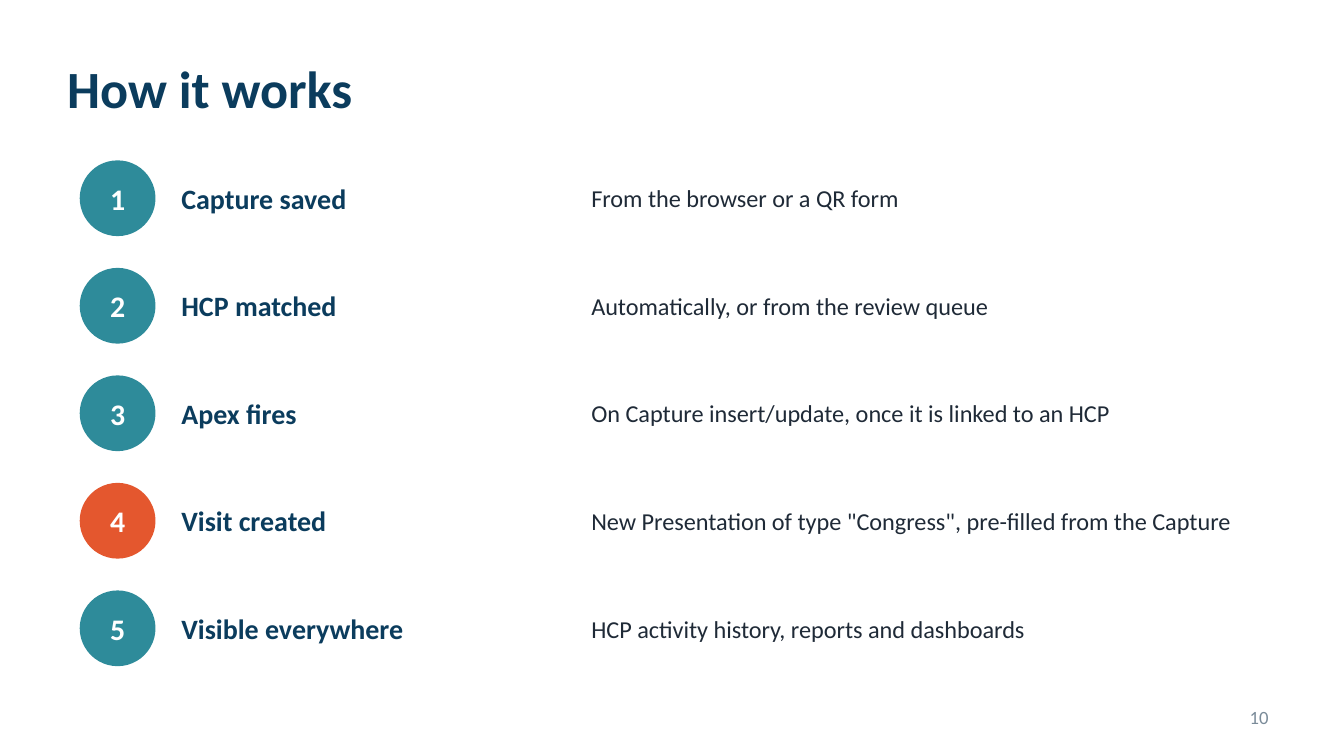
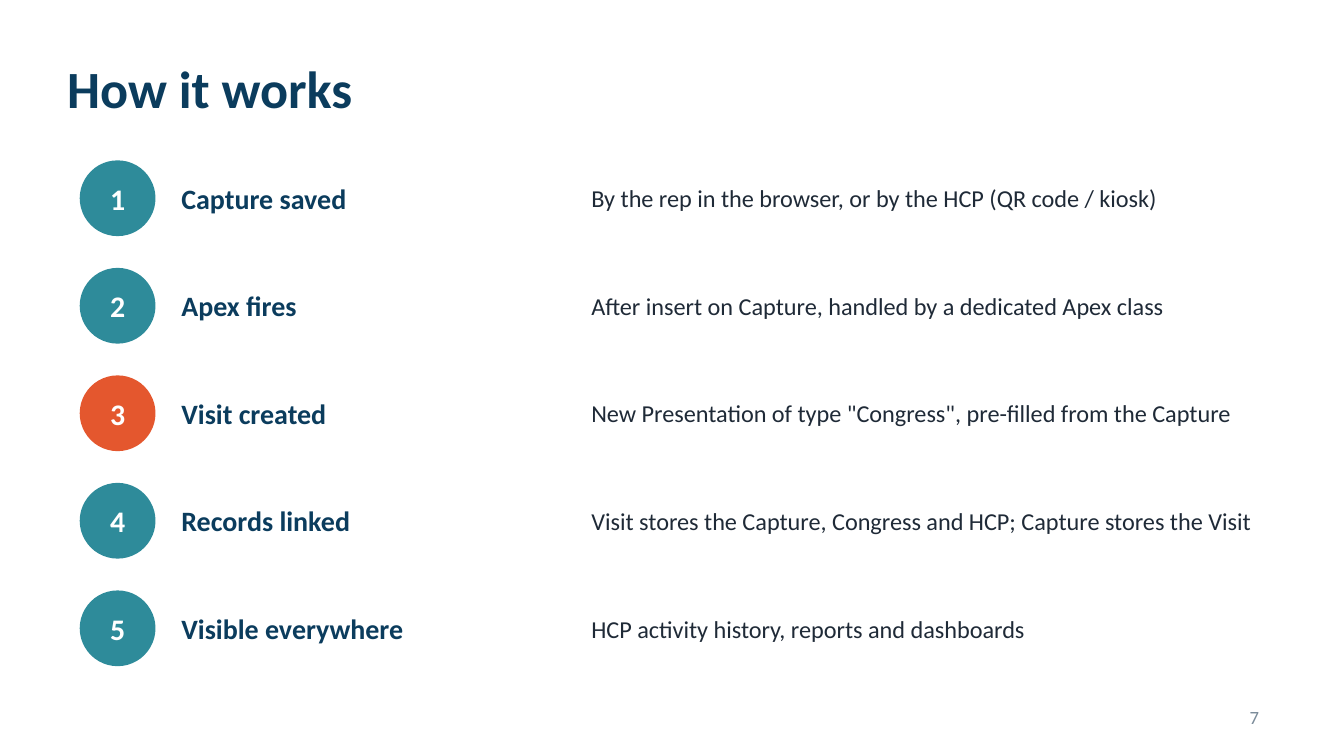
Before and after one commit to patrik8585/claude, a slide deck: slide 7 of slides/France_CBU_Congress_Solution.pptx (slide 10 before the commit). Drawn at 1344x756 pixels with LibreOffice and Linux fonts; fonts in the diff are those of the drawing. Boxes give left, top, right and bottom in pixels: in the first picture for what was removed or moved away, otherwise in the second. Text is boxed around its words. In the diff, an @@ line names an element or a change of style, - is before the commit and + after.

```diff
--- a/slides/France_CBU_Congress_Solution.pptx
+++ b/slides/France_CBU_Congress_Solution.pptx
@@ text at (591, 189, 1156, 211): text changed @@
-From the browser or a QR form
+By the rep in the browser, or by the HCP (QR code / kiosk)
@@ text "Apex fires": place and size @@
-text "Apex fires" at (181, 404, 296, 429)
+text "Apex fires" at (181, 296, 296, 321)
@@ text removed at (181, 296, 336, 317) @@
-HCP matched
@@ text at (591, 298, 1163, 319): text changed @@
-Automatically, or from the review queue
+After insert on Capture, handled by a dedicated Apex class
@@ ellipse at (81, 376, 155, 450): fill #2E8B9A to #E4572E; outline #2E8B9A 1 pt to #E4572E 1 pt @@
@@ text "Visit created": place and size @@
-text "Visit created" at (181, 511, 326, 532)
+text "Visit created" at (181, 404, 326, 425)
@@ text "New Presentation of type "Congress", ...": place and size @@
-text "New Presentation of type "Congress", ..." at (591, 513, 1230, 534)
+text "New Presentation of type "Congress", ..." at (591, 405, 1230, 426)
@@ text removed at (591, 405, 1110, 426) @@
-On Capture insert/update, once it is linked to an HCP
@@ ellipse at (81, 484, 155, 558): fill #E4572E to #2E8B9A; outline #E4572E 1 pt to #2E8B9A 1 pt @@
@@ text added at (181, 511, 350, 532), 15 pt, text #0B3C5D, bold @@
+Records linked
@@ text added at (591, 513, 1250, 534), 13 pt, text #1F2A37 @@
+Visit stores the Capture, Congress and HCP; Capture stores the Visit
@@ page number at (1250, 712, 1259, 724): text changed @@
-10
+7
```
Also in this commit, not shown: 8 other slides changed, 3 slides removed.
